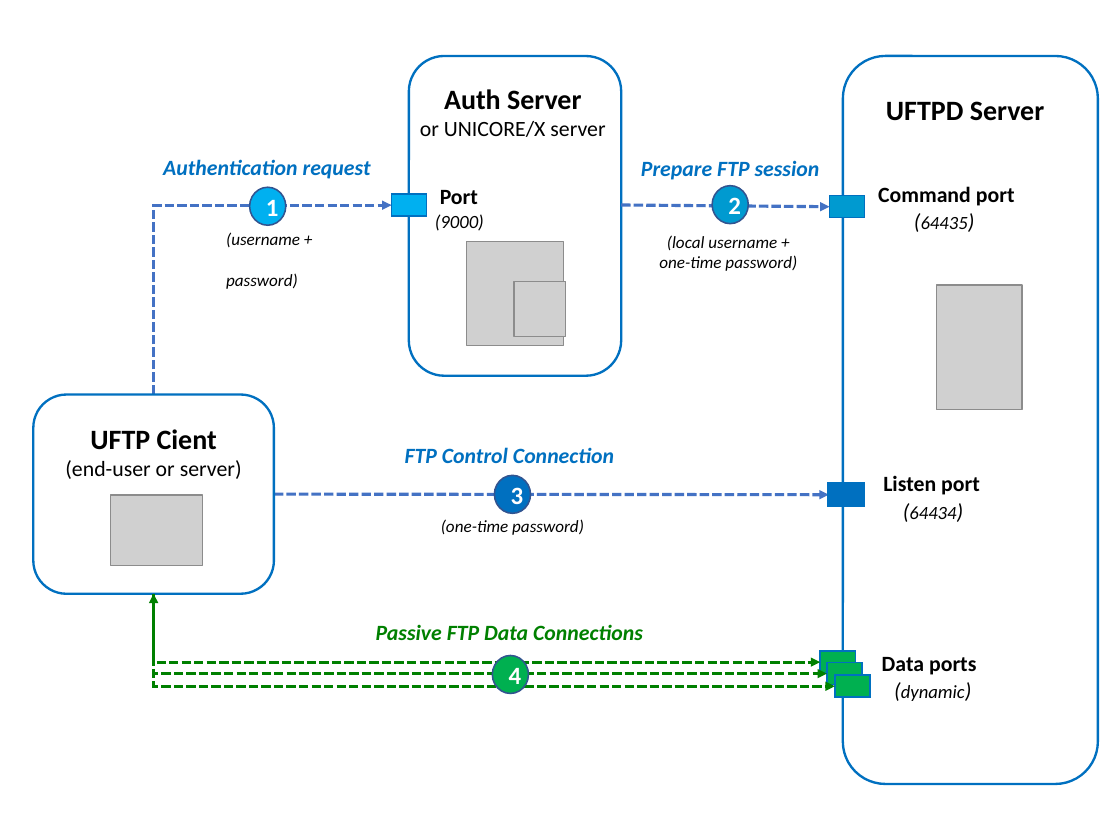
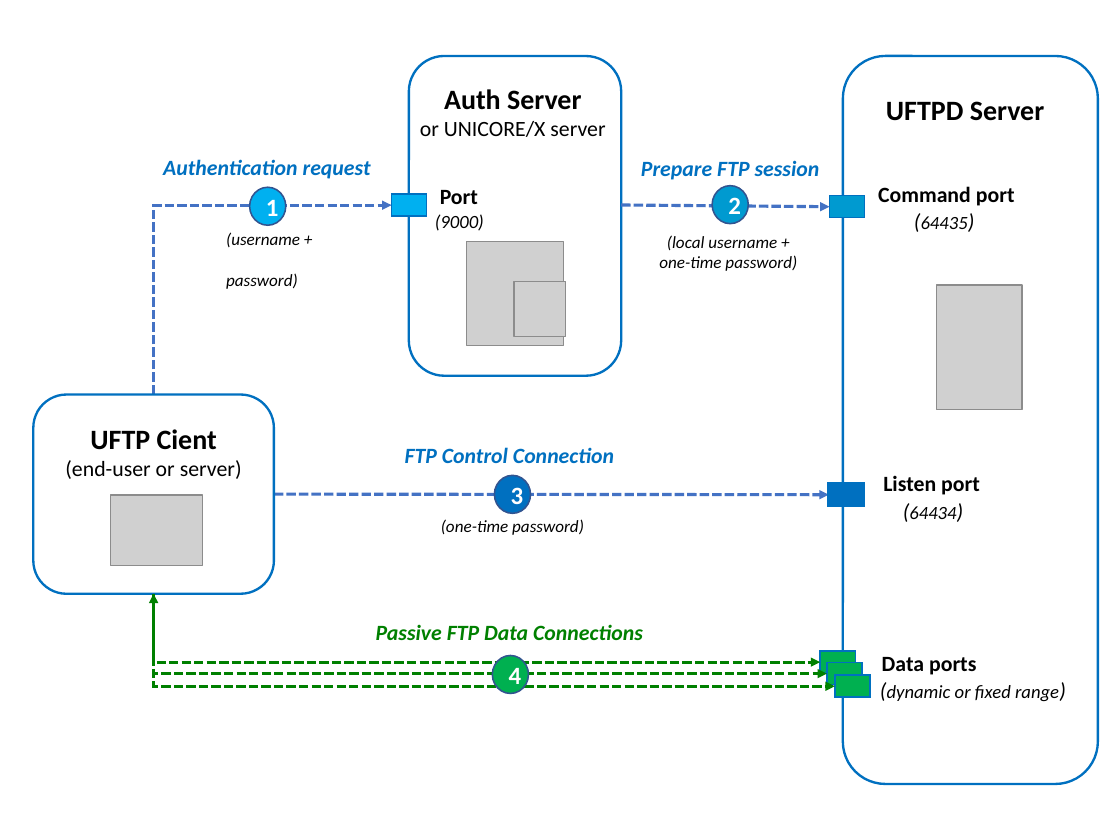
Before and after one commit to UNICORE-EU/uftp-docs, a slide deck: slide 1 of source/_static/test-uftp-setup.pptx. Drawn at 1120x840 pixels with LibreOffice and Linux fonts; fonts in the diff are those of the drawing; grey boxes stand for pictures. Boxes give left, top, right and bottom in pixels: in the first picture for what was removed or moved away, otherwise in the second. Text is boxed around its words. In the diff, an @@ line names an element or a change of style, - is before the commit and + after.

```diff
--- a/source/_static/test-uftp-setup.pptx
+++ b/source/_static/test-uftp-setup.pptx
@@ text at box(887, 685, 1059, 701): text changed @@
-(dynamic)
+(dynamic or fixed range)
```
Also in this commit, not shown: 3 other files.
